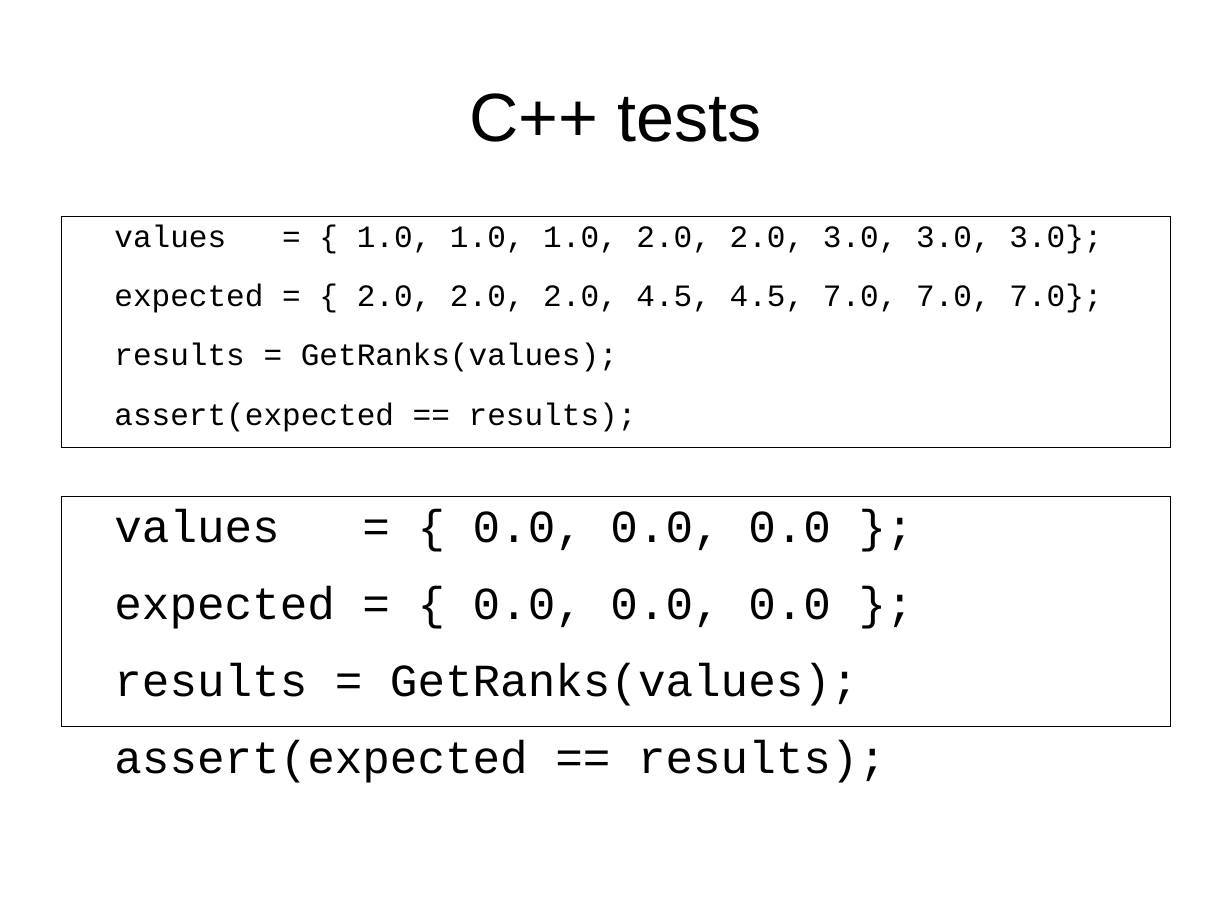
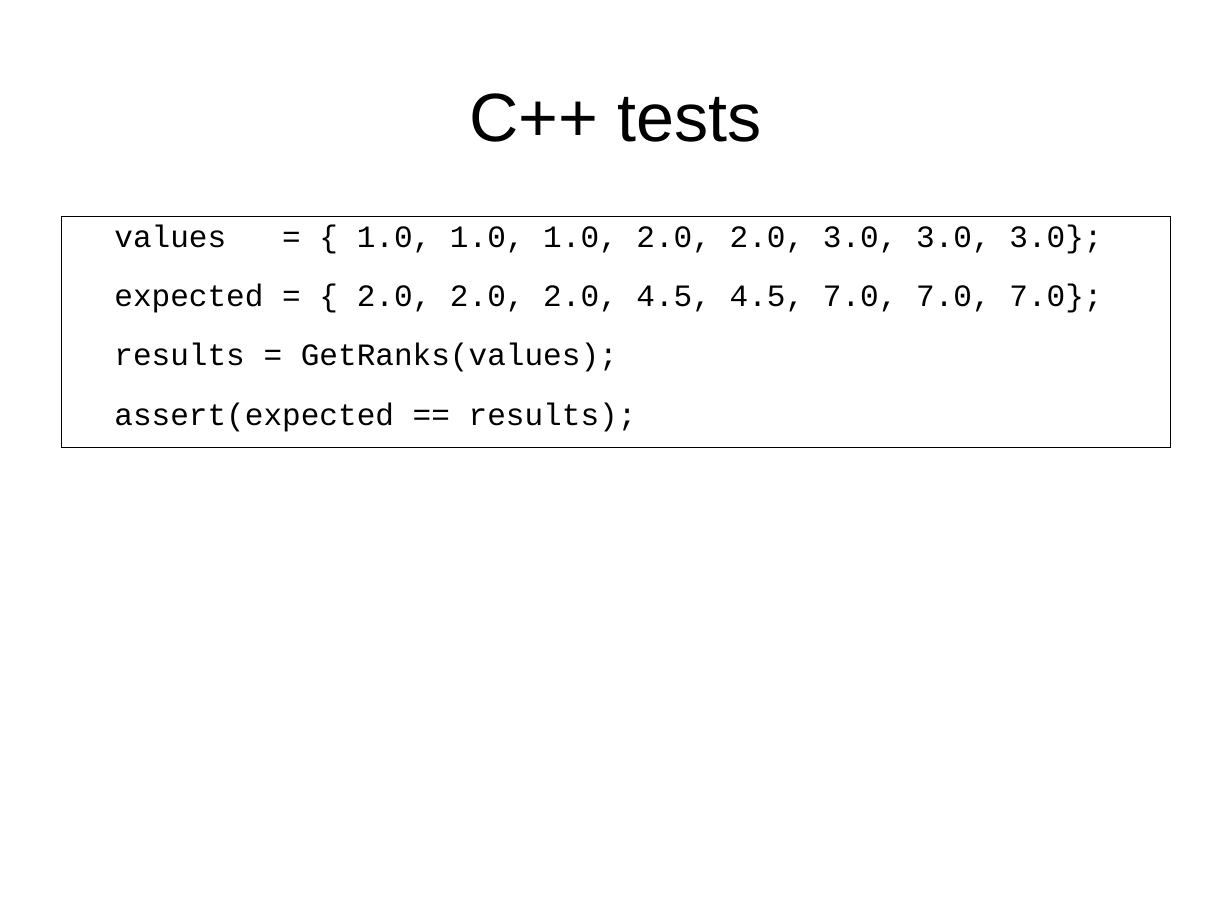
Before and after one commit to richelbilderbeek/PresentationsAboutR, a slide deck: slide 33 of TestDrivenDevelopment/TestDrivenDevelopment.odp (slide 25 before the commit). Drawn at 1232x924 pixels with LibreOffice and Linux fonts; fonts in the diff are those of the drawing. Boxes give left, top, right and bottom in pixels: in the first picture for what was removed or moved away, otherwise in the second. Text is boxed around its words. In the diff, an @@ line names an element or a change of style, - is before the commit and + after.

```diff
--- a/TestDrivenDevelopment/TestDrivenDevelopment.odp
+++ b/TestDrivenDevelopment/TestDrivenDevelopment.odp
@@ text removed at <box>61,496,1171,727</box> @@
-values = { 0.0, 0.0, 0.0 };
-expected = { 0.0, 0.0, 0.0 };
-results = GetRanks(values);
-assert(expected == results);
```
Also in this commit, not shown: 16 other slides changed, 11 slides added, 3 slides removed, 3 other files.
